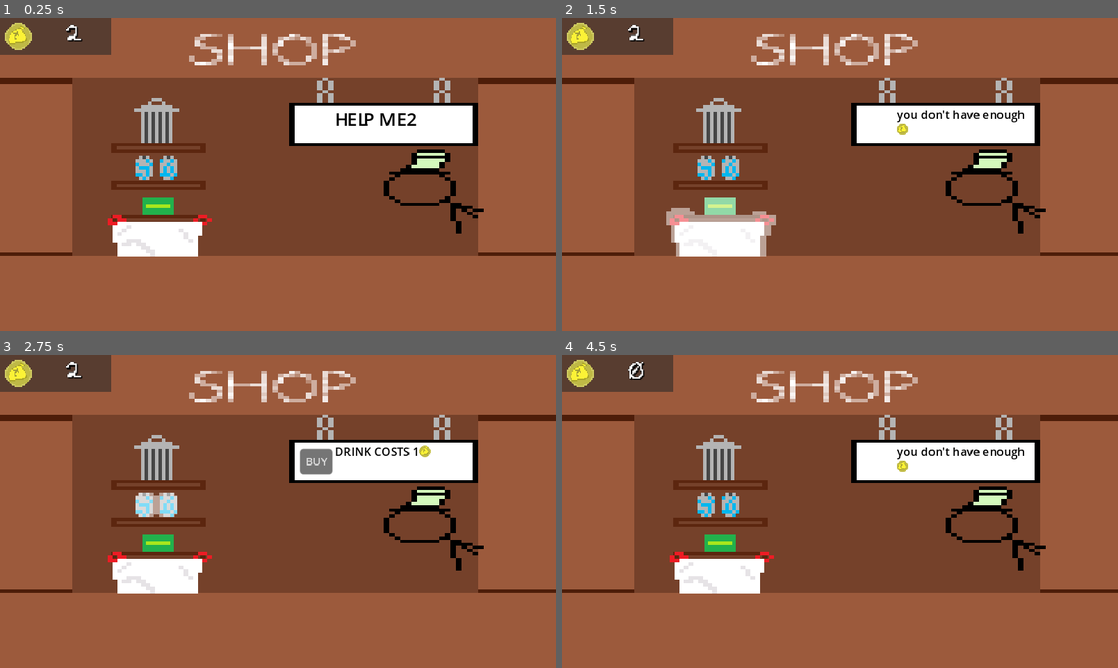
Above: before the commit, frames 1-4 (two rows, left to right).
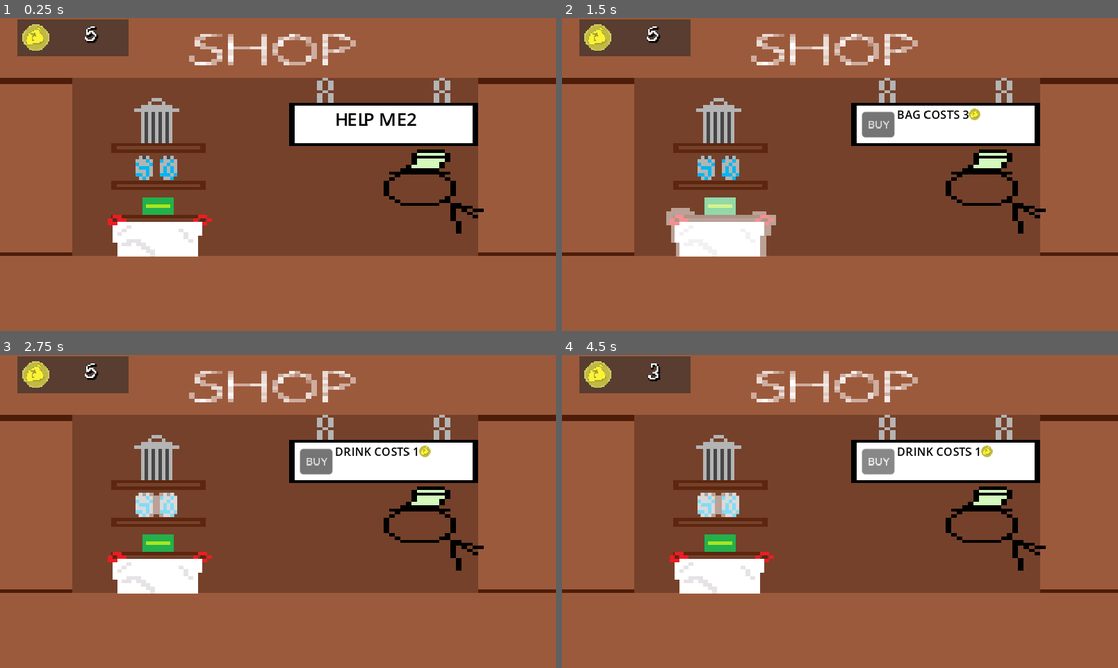
Above: after the commit, the same moments.

Repository: RagingTurtle/TrashMan
Game: Godot game, scene res://Scenes/shop.tscn
The game is run twice, just before and just after one commit, with the same random seed, the same clock (stepped at 60 frames per second) and the same inputs. This scene is started directly instead of the project's main scene.
Inputs (mouse positions are in pixels of both pictures, inside the frame that each line leads up to):
- Up to frame 1 (0.25 s): no input
- Up to frame 2 (1.5 s): click (717, 121) at 0.5 s; click (717, 205) at 1.25 s
- Up to frame 3 (2.75 s): click (155, 505) at 2 s
- Up to frame 4 (4.5 s): click "BUY" at 2.75 s; tap Enter at 3.5 s; hold Right (ui_right) 3.53-4.28 s; tap Space at 4.25 s; hold Down (ui_down) from 4.28 s (still down)

The runs differ from the first frame. In frame 1, 1.5% of the frame differs, in the area x 0-24%, y 0-13%; in frame 2, 2.4%; in frame 3, 1.5%; in frame 4, 3.0%, in the area x 0-84%, y 0-52%.

Commit message:
Coin Manager

Diff:
--- a/Scenes/coin_display.tscn
+++ /dev/null
@@ -1,42 +0,0 @@
-[gd_scene load_steps=4 format=3 uid="uid://bys0ieax8wl5b"]
-
-[ext_resource type="Texture2D" uid="uid://ibhpwc18v4yo" path="res://Sprites/trashCoin-sheet.png" id="1_fco3i"]
-[ext_resource type="FontFile" uid="uid://cqsvwr0rmlcn0" path="res://Fonts/TrashMan.ttf" id="2_stfrj"]
-
-[sub_resource type="LabelSettings" id="LabelSettings_uvd5p"]
-font = ExtResource("2_stfrj")
-font_size = 20
-outline_size = 1
-outline_color = Color(0.109804, 0.109804, 0.109804, 1)
-shadow_size = 2
-shadow_color = Color(0, 0, 0, 0.815686)
-
-[node name="CoinDisplay" type="ColorRect"]
-offset_left = 15.0
-offset_top = 1.0
-offset_right = 111.0
-offset_bottom = 33.0
-color = Color(0.156863, 0.156863, 0.156863, 0.588235)
-
-[node name="Coin" type="Sprite2D" parent="."]
-texture = ExtResource("1_fco3i")
-offset = Vector2(16, 16)
-hframes = 8
-
-[node name="Coin Count" type="Label" parent="."]
-layout_mode = 1
-anchors_preset = 6
-anchor_left = 1.0
-anchor_top = 0.5
-anchor_right = 1.0
-anchor_bottom = 0.5
-offset_left = -64.0
-offset_top = -16.0
-offset_bottom = 16.0
-grow_horizontal = 0
-grow_vertical = 2
-pivot_offset = Vector2(16, 16)
-text = "9999"
-label_settings = SubResource("LabelSettings_uvd5p")
-horizontal_alignment = 1
-vertical_alignment = 1
--- /dev/null
+++ b/Scenes/coin_manager.tscn
@@ -0,0 +1,65 @@
+[gd_scene load_steps=5 format=3 uid="uid://cjngg7k0w7xju"]
+
+[ext_resource type="Texture2D" uid="uid://ibhpwc18v4yo" path="res://Sprites/trashCoin-sheet.png" id="1_5dslj"]
+[ext_resource type="FontFile" uid="uid://cqsvwr0rmlcn0" path="res://Fonts/TrashMan.ttf" id="2_yh52j"]
+
+[sub_resource type="GDScript" id="GDScript_scle8"]
+script/source = "extends Node2D
+
+signal coin_amount_changed()
+
+var coin_amount: int = 5:
+	set(new_value):
+		coin_amount = clamp(new_value, 0, INF)
+		emit_signal(\"coin_amount_changed\")
+	get:
+		return coin_amount
+
+func _ready() -> void:
+	connect(\"coin_amount_changed\", _on_coin_amount_changed)
+	emit_signal(\"coin_amount_changed\")
+
+func _on_coin_amount_changed() -> void:
+	$\"Coin Display/Coin Counter\".text = str(coin_amount)
+"
+
+[sub_resource type="LabelSettings" id="LabelSettings_uvd5p"]
+font = ExtResource("2_yh52j")
+font_size = 20
+outline_size = 1
+outline_color = Color(0.109804, 0.109804, 0.109804, 1)
+shadow_size = 2
+shadow_color = Color(0, 0, 0, 0.815686)
+
+[node name="Coin Manager" type="Node2D"]
+script = SubResource("GDScript_scle8")
+
+[node name="Coin Display" type="ColorRect" parent="."]
+offset_left = 15.0
+offset_top = 1.0
+offset_right = 111.0
+offset_bottom = 33.0
+color = Color(0.156863, 0.156863, 0.156863, 0.588235)
+
+[node name="Coin" type="Sprite2D" parent="Coin Display"]
+texture = ExtResource("1_5dslj")
+offset = Vector2(16, 16)
+hframes = 8
+
+[node name="Coin Counter" type="Label" parent="Coin Display"]
+layout_mode = 1
+anchors_preset = 6
+anchor_left = 1.0
+anchor_top = 0.5
+anchor_right = 1.0
+anchor_bottom = 0.5
+offset_left = -64.0
+offset_top = -16.0
+offset_bottom = 16.0
+grow_horizontal = 0
+grow_vertical = 2
+pivot_offset = Vector2(16, 16)
+text = "9999"
+label_settings = SubResource("LabelSettings_uvd5p")
+horizontal_alignment = 1
+vertical_alignment = 1
--- a/Scenes/grassy_area.tscn
+++ b/Scenes/grassy_area.tscn
@@ -7,8 +7,8 @@
 [ext_resource type="PackedScene" uid="uid://7v4nxlkj36mm" path="res://Scenes/enemy.tscn" id="4_1wdlt"]
 [ext_resource type="PackedScene" uid="uid://cb80ddq5vyy3w" path="res://Scenes/trashcan.tscn" id="6_nr74n"]
 [ext_resource type="Texture2D" uid="uid://72p8lqnqd4yn" path="res://Sprites/bag_white.png" id="7_20fax"]
+[ext_resource type="PackedScene" uid="uid://cjngg7k0w7xju" path="res://Scenes/coin_manager.tscn" id="7_j78q6"]
 [ext_resource type="Texture2D" uid="uid://c6bnc5pjcfexq" path="res://Sprites/bag_full.png" id="8_o73xh"]
-[ext_resource type="PackedScene" uid="uid://bys0ieax8wl5b" path="res://Scenes/coin_display.tscn" id="9_srsfu"]
 
 [node name="GrassyArea" type="Node2D"]
 position = Vector2(1, 18)
@@ -39,12 +39,6 @@
 texture = ExtResource("2_h611g")
 stretch_mode = 1
 
-[node name="Trash Manager" parent="." node_paths=PackedStringArray("bag") instance=ExtResource("1_jb5tr")]
-bag = NodePath("../Player/Bag")
-
-[node name="Trashcan" parent="Trash Manager" instance=ExtResource("6_nr74n")]
-position = Vector2(152, 96)
-
 [node name="TileMap" parent="." instance=ExtResource("2_ssqmf")]
 layer_0/tile_data = PackedInt32Array(0, 0, 0, 458752, 0, 2, 458766, 131072, 2, 14, 131072, 0, 65550, 131072, 1, 131086, …(577 unchanged characters)…
 
@@ -69,7 +63,13 @@
 texture_progress = ExtResource("8_o73xh")
 metadata/_edit_use_anchors_ = true
 
-[node name="CoinDisplay" parent="." instance=ExtResource("9_srsfu")]
+[node name="Coin Manager" parent="." instance=ExtResource("7_j78q6")]
 
+[node name="Trash Manager" parent="." node_paths=PackedStringArray("bag") instance=ExtResource("1_jb5tr")]
+bag = NodePath("../Player/Bag")
+
+[node name="Trashcan" parent="Trash Manager" instance=ExtResource("6_nr74n")]
+position = Vector2(152, 96)
+
+[connection signal="trash_dropped" from="Enemy" to="Trash Manager" method="_on_trash_dropped"]
 [connection signal="dispose_trash" from="Trash Manager/Trashcan" to="Trash Manager" method="_on_dispose_trash"]
-[connection signal="trash_dropped" from="Enemy" to="Trash Manager" method="_on_trash_dropped"]
--- a/Scenes/shop.tscn
+++ b/Scenes/shop.tscn
@@ -12,7 +12,7 @@
 [ext_resource type="Texture2D" uid="uid://cteprl7lnqtdy" path="res://Sprites/shop/bag_focus.png" id="8_qcl06"]
 [ext_resource type="Texture2D" uid="uid://bexc38l1umdrm" path="res://Sprites/shop/energy_cans_focus.png" id="9_i6ck1"]
 [ext_resource type="Script" path="res://Scripts/bbcode_uppercase.gd" id="12_2wp11"]
-[ext_resource type="PackedScene" uid="uid://bys0ieax8wl5b" path="res://Scenes/coin_display.tscn" id="12_7fmn3"]
+[ext_resource type="PackedScene" uid="uid://cjngg7k0w7xju" path="res://Scenes/coin_manager.tscn" id="12_7fmn3"]
 
 [sub_resource type="RichTextEffect" id="RichTextEffect_75nje"]
 script = ExtResource("12_2wp11")
@@ -108,13 +108,6 @@
 scroll_active = false
 custom_effects = [SubResource("RichTextEffect_75nje")]
 
-[node name="CoinDisplay" parent="." instance=ExtResource("12_7fmn3")]
-layout_mode = 0
-offset_left = 0.0
-offset_top = 0.0
-offset_right = 96.0
-offset_bottom = 32.0
-
 [node name="BuyButton" type="Button" parent="."]
 visible = false
 layout_mode = 0
@@ -126,6 +119,8 @@
 text = "BUY"
 icon_alignment = 1
 
+[node name="Coin Manager" parent="." instance=ExtResource("12_7fmn3")]
+
 [connection signal="pressed" from="Background/Trashcan" to="." method="_on_trashcan_pressed"]
 [connection signal="focus_entered" from="Background/BagBox" to="." method="_on_bag_box_focus_entered"]
 [connection signal="focus_exited" from="Background/BagBox" to="." method="_on_bag_box_focus_exited"]
--- /dev/null
+++ b/Scripts/coin_manager.gd
@@ -0,0 +1 @@
+extends Node2D
--- a/Scripts/shop.gd
+++ b/Scripts/shop.gd
@@ -1,11 +1,9 @@
 extends Control
 
+@onready var coin_manager: Node2D = $"Coin Manager"
+
 var shop_items: Dictionary = {"trashcan": 2, "bag": 3, "drink": 1}
-var coin_amount: int = 2
 var selected_item: String
-
-func _ready() -> void:
-	$"CoinDisplay/Coin Count".text = str(coin_amount)
 
 func _on_trashcan_pressed() -> void:
 	shake_button($Background/Trashcan)
@@ -35,7 +33,7 @@
 
 func select_item(item: String) -> bool:
 	if item in shop_items:
-		if shop_items[item] > coin_amount:
+		if shop_items[item] > coin_manager.coin_amount:
 			$Background/Dialog.text = "[color=black][font_size=10]"
 			$Background/Dialog.text += "you don't have enough\n"
 			$Background/Dialog.text += "[img=10x10]res://Sprites/coin.png"
@@ -51,8 +49,7 @@
 	return false
 
 func _on_buy_button_pressed() -> void:
-	coin_amount -= shop_items[selected_item]
-	$"CoinDisplay/Coin Count".text = str(coin_amount)
+	coin_manager.coin_amount -= shop_items[selected_item]
 	select_item(selected_item)
 
 func select_item_debug(result: bool) -> void:
@@ -60,4 +57,4 @@
 		print("success")
 	else:
 		print("fail")
-	print(coin_amount)
+	print(coin_manager.coin_amount)
--- a/Scripts/trash_manager.gd
+++ b/Scripts/trash_manager.gd
@@ -6,18 +6,16 @@
 @export var max_bag_capacity: int = 3
 @export var bag: TextureProgressBar
 
-@onready var coin_display_label: Label = $"../CoinDisplay/Coin Count"
 @onready var available_trash: Node = $"Available Trash"
 @onready var on_field: Node = $"Used Trash/On Field"
 @onready var in_bag: Node = $"Used Trash/In Bag"
 @onready var trashcan: Area2D = $Trashcan
+@onready var coin_manager: Node2D = $"../Coin Manager"
 @onready var bag_scale: Vector2 = bag.scale
 
 var coin = preload("res://Scenes/coin.tscn")
-var coin_count: int = 0
 
 func _ready() -> void:
-	coin_display_label.text = str(0)
 	bag.min_value = 0
 	bag.max_value = max_bag_capacity
 	bag.value = in_bag.get_child_count()
@@ -44,8 +42,7 @@
 		#coin_animation.get_node("Coin").global_position = trashcan.global_position
 		trashcan.add_child(coin_animation)
 		trash_piece.call_deferred("reparent", available_trash)
-		coin_count += 1
-		coin_display_label.text = str(coin_count)
+		coin_manager.coin_amount += 1
 
 func _on_trash_dropped(location: Vector2) -> void:
 	if available_trash.get_child_count() > 0:
